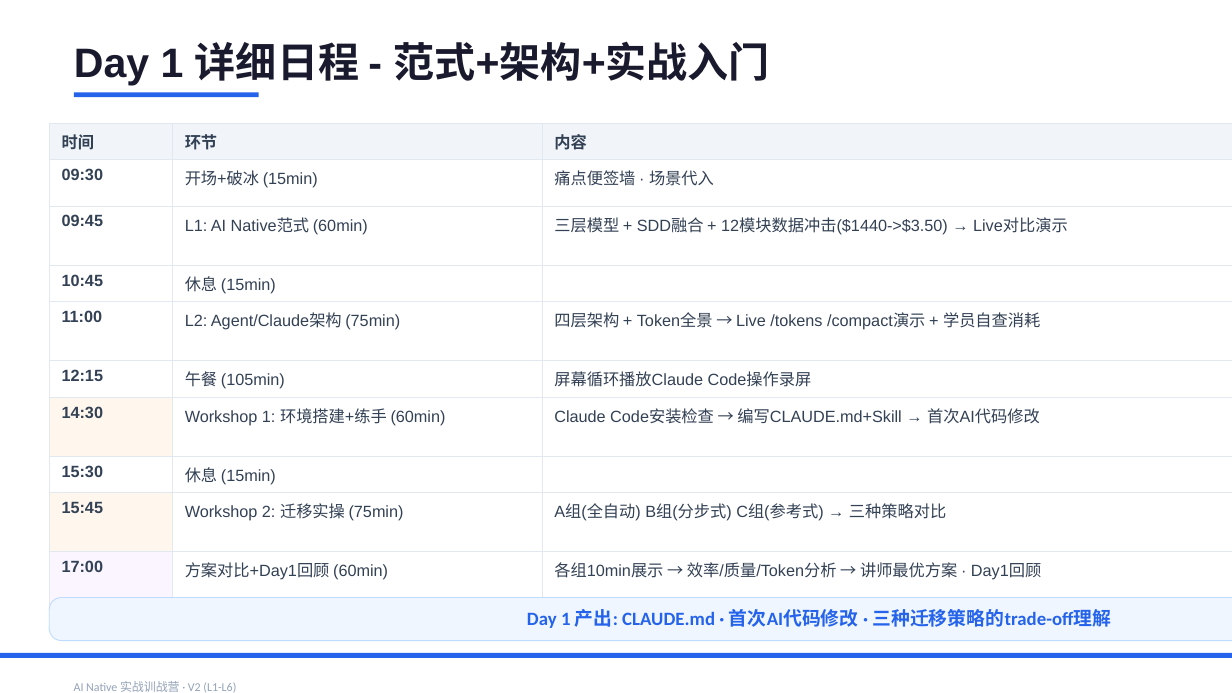
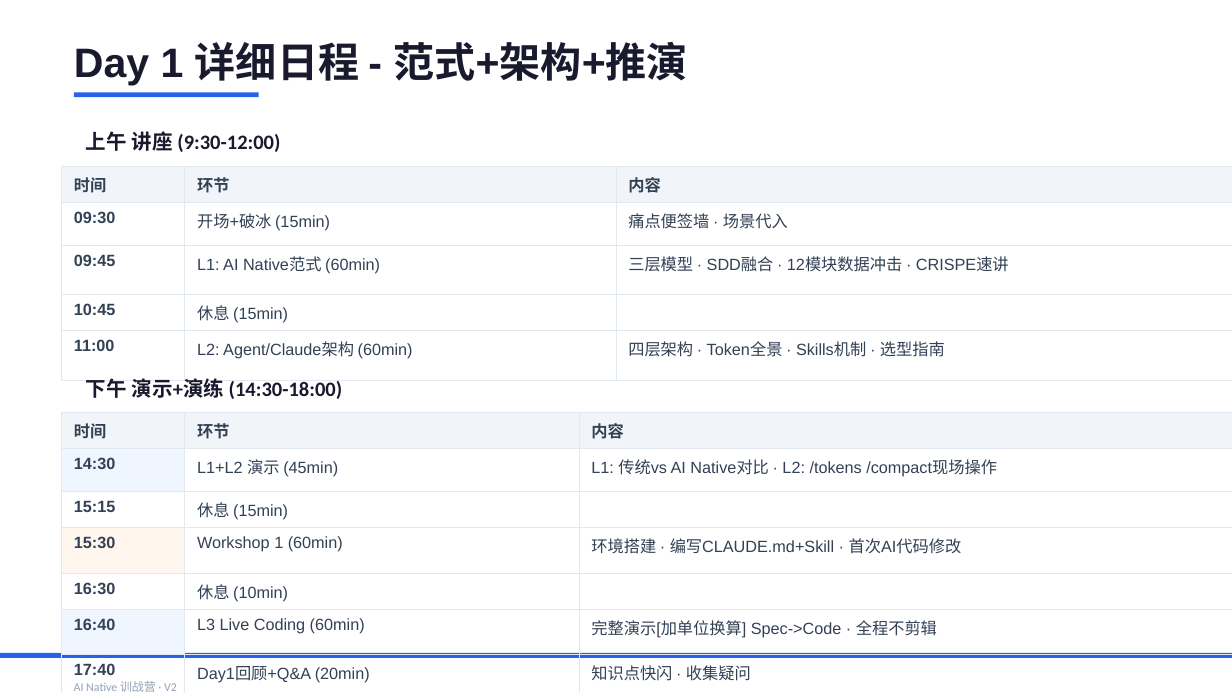
Before and after one commit to JungleTestLabs/ai-coding-training, a slide deck: slide 3 of docs/AI-Native-训战营-介绍与日程.pptx. Drawn at 1232x693 pixels with LibreOffice and Linux fonts; fonts in the diff are those of the drawing. Boxes give left, top, right and bottom in pixels: in the first picture for what was removed or moved away, otherwise in the second. Text is boxed around its words. In the diff, an @@ line names an element or a change of style, - is before the commit and + after.

Commit message:
docs: 调整V2结构 — 上午讲座(到12:00)，下午演示+演练
核心调整:
- 上午纯讲座(L1/L2 Day1, L4/L5 Day2)，不超过12:00
- 下午先演示后演练(演示-休息-演练-休息-演练)
- L3 移到Day1下午作为演示(Live Coding)
- Workshop2 安卓转鸿蒙迁移移到L4案例解读之后(Day2下午)
- L6缩短为20min收尾

设计原则: 讲座→演示→演练，逐级递进

```diff
--- a/docs/AI-Native-训战营-介绍与日程.pptx
+++ b/docs/AI-Native-训战营-介绍与日程.pptx
@@ text at box(74, 42, 688, 86): text changed @@
-Day 1 详细日程 - 范式+架构+实战入门
+Day 1 详细日程 - 范式+架构+推演
@@ text added at box(86, 131, 280, 152), 12 pt, text #1A1A2E, bold @@
+上午 讲座 (9:30-12:00)
@@ table at box(62, 166, 1232, 363) @@
-row 3, column 3: 三层模型 + SDD融合 + 12模块数据冲击($1440->$3.50) → Live对比演示
+row 3, column 3: 三层模型 · SDD融合 · 12模块数据冲击 · CRISPE速讲
-row 5: 11:00 | L2: Agent/Claude架构 (75min) | 四层架构 + Token全景 → Live /tokens /compact演示 + 学员自查消耗
-row 6: 12:15 | 午餐 (105min) | 屏幕循环播放Claude Code操作录屏
-row 7: 14:30 | Workshop 1: 环境搭建+练手 (60min) | Claude Code安装检查 → 编写CLAUDE.md+Skill → 首次AI代码修改
-row 8: 15:30 | 休息 (15min) | 
-row 9: 15:45 | Workshop 2: 迁移实操 (75min) | A组(全自动) B组(分步式) C组(参考式) → 三种策略对比
-row 10: 17:00 | 方案对比+Day1回顾 (60min) | 各组10min展示 → 效率/质量/Token分析 → 讲师最优方案 · Day1回顾
+row 5: 11:00 | L2: Agent/Claude架构 (60min) | 四层架构 · Token全景 · Skills机制 · 选型指南
@@ table: place and size @@
-table at box(49, 123, 1232, 584)
+table at box(62, 166, 1232, 363)
@@ text added at box(86, 378, 342, 399), 12 pt, text #1A1A2E, bold @@
+下午 演示+演练 (14:30-18:00)
@@ table added at box(62, 413, 1232, 687), 7 rows, 3 columns @@
+时间 | 环节 | 内容
+14:30 | L1+L2 演示 (45min) | L1: 传统vs AI Native对比 · L2: /tokens /compact现场操作
+15:15 | 休息 (15min) | 
+15:30 | Workshop 1 (60min) | 环境搭建 · 编写CLAUDE.md+Skill · 首次AI代码修改
+16:30 | 休息 (10min) | 
+16:40 | L3 Live Coding (60min) | 完整演示[加单位换算] Spec->Code · 全程不剪辑
+17:40 | Day1回顾+Q&A (20min) | 知识点快闪 · 收集疑问
@@ rounded rectangle removed at box(49, 598, 1232, 641) @@
@@ text removed at box(527, 609, 1111, 628) @@
-Day 1 产出: CLAUDE.md · 首次AI代码修改 · 三种迁移策略的trade-off理解
@@ text at box(74, 681, 177, 692): text changed @@
-AI Native 实战训战营 · V2 (L1-L6)
+AI Native 训战营 · V2
```
Also in this commit, not shown: 4 other slides changed, 1 slide added, 1 slide removed, 2 other files.
